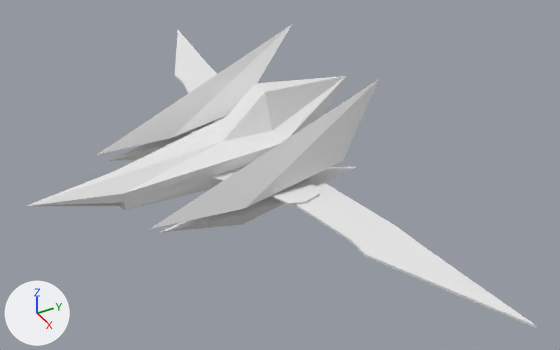
What one commit did to the Blender file arwing/arwing.blend.
The view is the same before and after, from a 50 mm lens placed at (17.25, -9.46, 10.45), pointed at (1.56, -0.6, -0.91). Every picture has the same lights, and +X, +Y and +Z are marked at lower left.
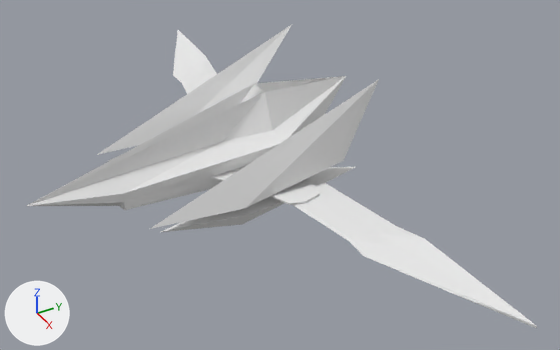
Diff of the bpy script that builds the scene:
```diff
--- a/arwing/arwing.blend.py
+++ b/arwing/arwing.blend.py
@@ me_cube_001 @@
 # used by ob_cube_001; location = (0.0, 0.0, 0.0)
-me_cube_001.from_pydata(...)  # 21 vertices, 20 faces; spans x 2.56..9.43, y -1.03..1.08, z -0.88..-0.81
+me_cube_001.from_pydata(...)  # 34 vertices, 29 faces, 4 loose edges; spans x 2.56..9.43, y -1.08..1.08, z -1.05..-0.58
+# me_cube_001 part 1
+# 1 vertex is removed from x 5.7, y -0.64, z -0.85
+# 13 faces are deleted
+# 4 vertices move from x 3.02..6.13, y -1.03..0.74, z -0.88..-0.81 to x 3.02..6.13, y -1.08..0.74, z -1.05..-0.58
+# 14 vertices are added at x 2.79..7.57, y -1.03..0.22, z -0.97..-0.73
+# 4 loose edges are added
+# 22 new faces join them
 me_cube_001.materials.append(mat_material)
@@ me_cube @@
 # used by ob_cube; location = (0.0, 0.0, 0.0)
-me_cube.from_pydata(...)  # 42 vertices, 35 faces, 1 loose edge; spans x 0.0..3.2, y -7.09..2.53, z -1.62..1.02
+me_cube.from_pydata(...)  # 47 vertices, 41 faces, 1 loose edge; spans x 0.0..3.2, y -7.09..2.53, z -1.62..1.02
+# me_cube part 2
+# 2 faces are deleted
+# 5 vertices are added at (0.0, -1.68, -0.17), (0.3, -1.68, -0.17), (0.31, -0.37, 1.02), (0.0, -0.37, 1.02), (0.0, -1.02, 0.43)
+# 8 new faces join them
 me_cube.materials.append(mat_material)
```

Pixel boxes (x1, y1, x2, y2) of what changed, in the pictures (560 x 350 px):
'Cube.001', reshaped: before (174, 30, 537, 328); after (173, 30, 537, 328)
part 2 of me_cube, built on: before (32, 84, 264, 204); after (28, 77, 338, 205)
